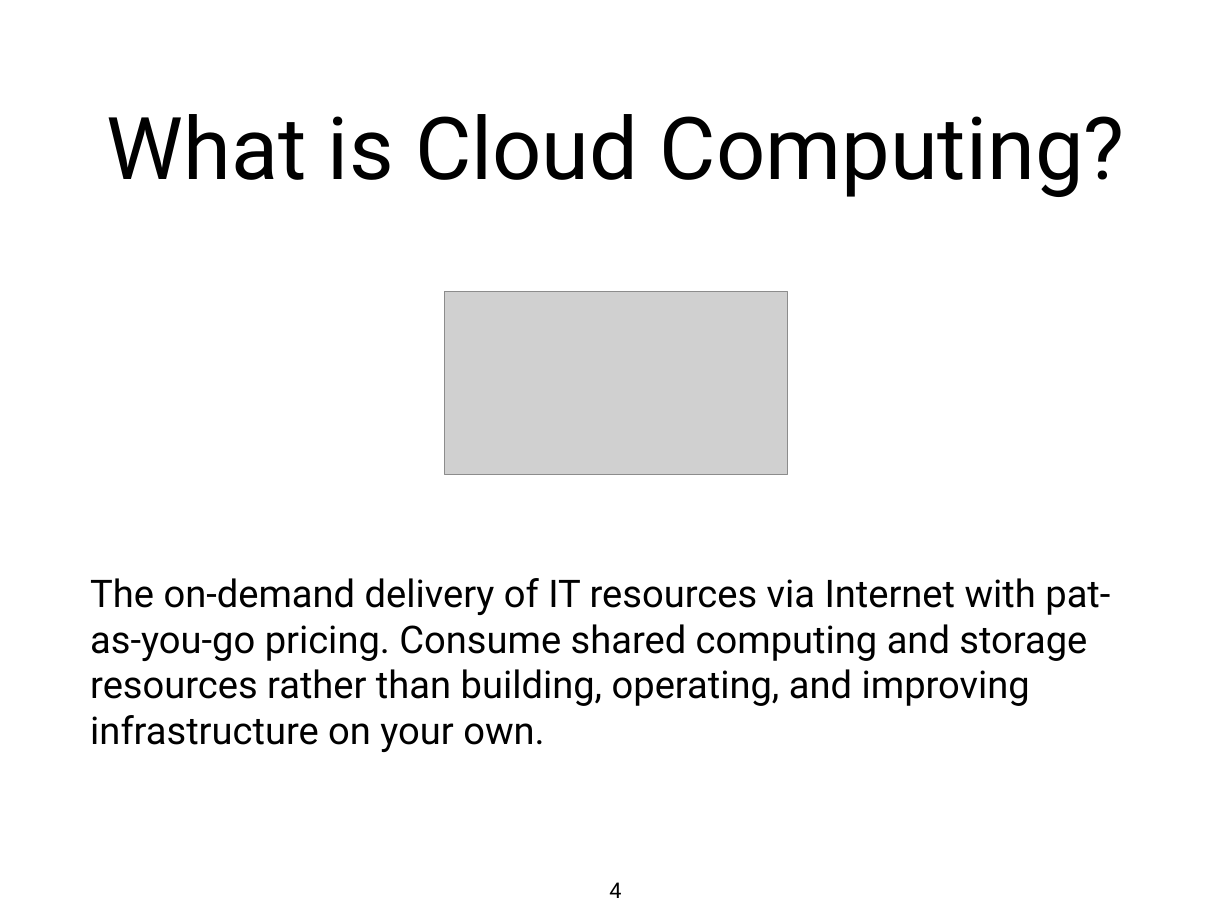
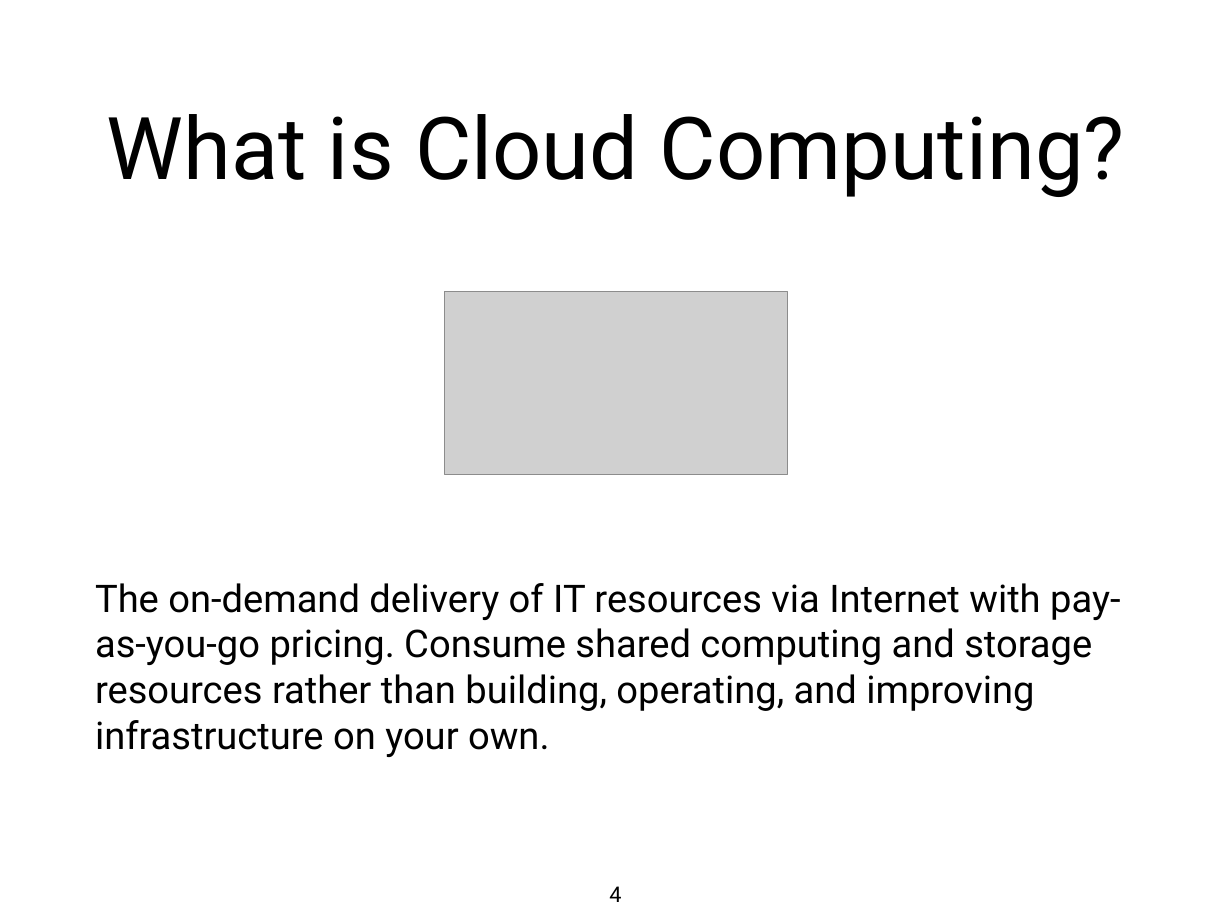
Before and after one commit to olarn/aws-training, a slide deck: slide 4 of 01.Intro to AWS.pptx. Drawn at 1232x924 pixels with LibreOffice and Linux fonts; fonts in the diff are those of the drawing; grey boxes stand for pictures; background and template pictures are left out. Boxes give left, top, right and bottom in pixels: in the first picture for what was removed or moved away, otherwise in the second. Text is boxed around its words. In the diff, an @@ line names an element or a change of style, - is before the commit and + after.

```diff
--- a/01.Intro to AWS.pptx
+++ b/01.Intro to AWS.pptx
@@ text at bbox=[95, 583, 1120, 757]: text changed @@
-The on-demand delivery of IT resources via Internet with pat-as-you-go pricing. Consume shared computing and storage resources rather than building, operating, and improving infrastructure on your own.
+The on-demand delivery of IT resources via Internet with pay-as-you-go pricing. Consume shared computing and storage resources rather than building, operating, and improving infrastructure on your own.
@@ page number: place and size @@
-page number at bbox=[609, 882, 621, 898]
+page number at bbox=[609, 886, 621, 902]
```
Also in this commit, not shown: 1 other slide changed, 1 other file.
